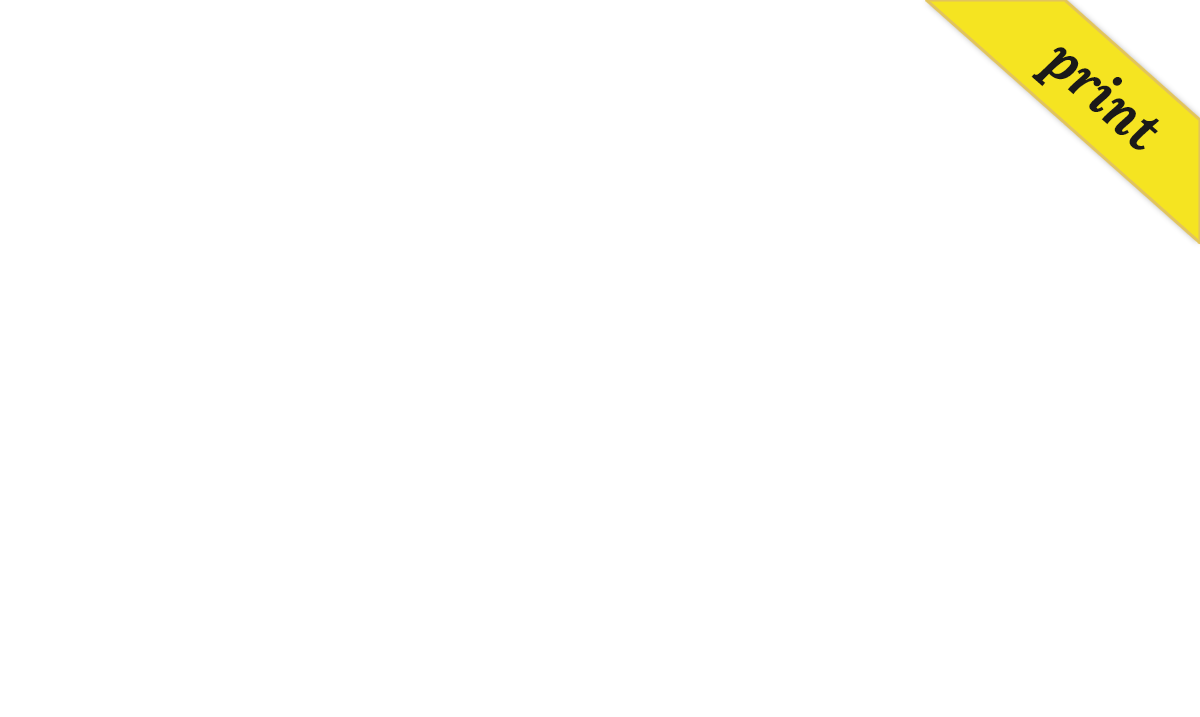
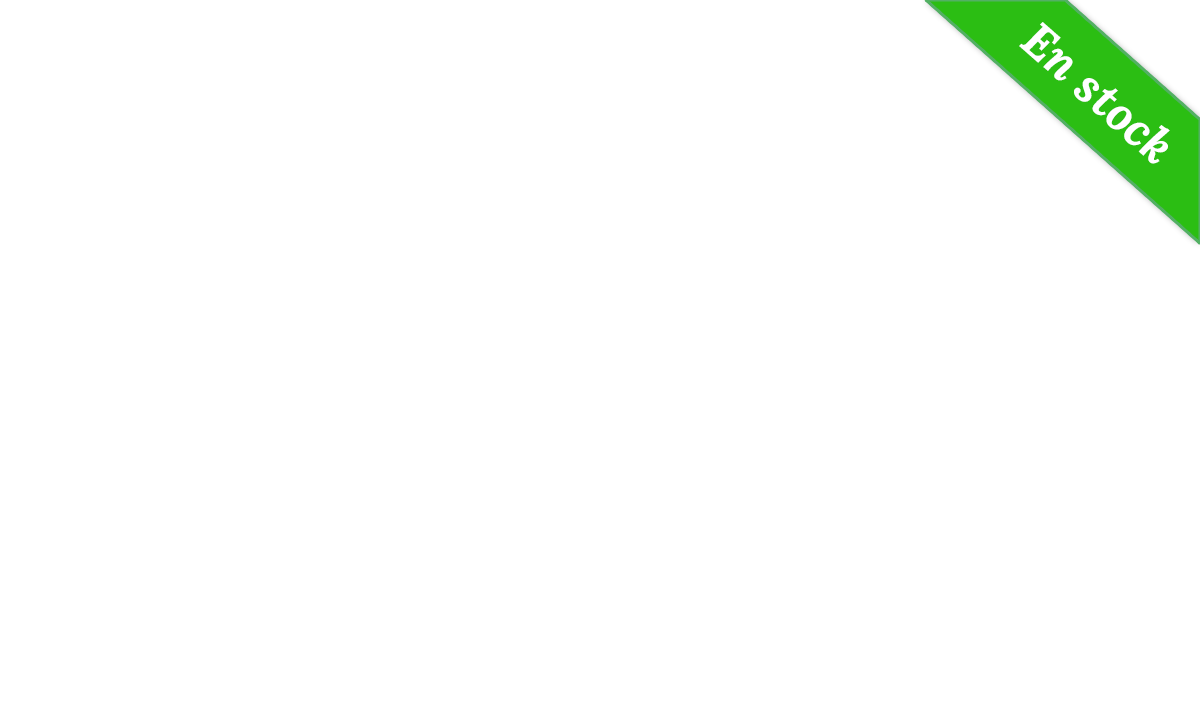
Comparing the layer stacks of the two 1200×717 images. Changes:
renamed "print" to "En stock", painted on it over box(1019, 22, 1170, 164)
painted on "Calque 1" over box(926, 0, 1200, 243)
